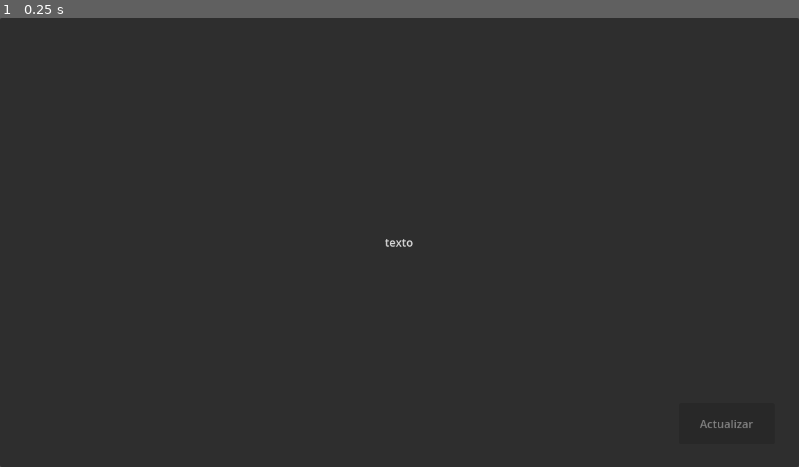
Above: before the commit, frame 1.
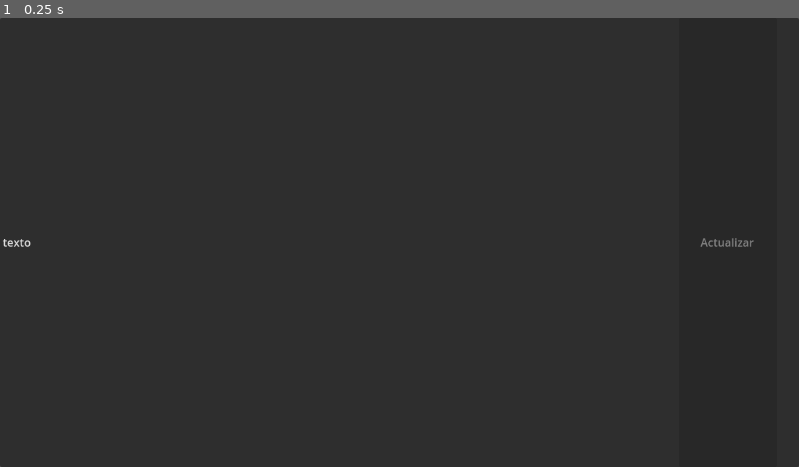
Above: after the commit, the same moment.

Repository: dhigueraf/Reader
Game: Godot game, scene res://Objetos/BtnCurso.tscn
The game is run twice, just before and just after one commit, with the same random seed, the same clock (stepped at 60 frames per second) and the same inputs. This scene is started directly instead of the project's main scene.
Inputs:
- Up to frame 1 (0.25 s): no input

The runs differ from the first frame. In frame 1, 0.2% of the frame differs, in the area x 0-95%, y 48-92%.

Commit message:
ADD: Details button

Diff:
--- a/Objetos/BtnCurso.tscn
+++ b/Objetos/BtnCurso.tscn
@@ -9,22 +9,63 @@
 grow_horizontal = 2
 grow_vertical = 2
 text = "texto"
+alignment = 0
 script = ExtResource("1_ecdby")
 
 [node name="UpdateButton" type="Button" parent="."]
 layout_mode = 1
 anchors_preset = -1
 anchor_left = 0.85
-anchor_top = 0.858
-anchor_right = 0.97
-anchor_bottom = 0.949
+anchor_right = 0.972
+anchor_bottom = 1.0
 offset_left = -0.200012
-offset_top = 0.0159912
-offset_right = -0.440063
-offset_bottom = 0.0479736
+offset_right = 0.255981
 grow_horizontal = 0
 grow_vertical = 0
 disabled = true
 text = "Actualizar"
 
+[node name="VersionLabel" type="Label" parent="."]
+visible = false
+layout_mode = 1
+anchors_preset = 6
+anchor_left = 1.0
+anchor_top = 0.5
+anchor_right = 1.0
+anchor_bottom = 0.5
+offset_left = -407.0
+offset_top = -15.0
+offset_right = -288.0
+offset_bottom = 11.0
+grow_horizontal = 0
+grow_vertical = 2
+text = "Version: 1."
+
+[node name="DetallerBtn" type="TextureButton" parent="."]
+visible = false
+layout_mode = 1
+anchors_preset = -1
+anchor_left = 0.688368
+anchor_top = 0.00462963
+anchor_right = 0.810764
+anchor_bottom = 0.998457
+metadata/_edit_use_anchors_ = true
+
+[node name="Label" type="Label" parent="DetallerBtn"]
+layout_mode = 1
+anchors_preset = 8
+anchor_left = 0.5
+anchor_top = 0.5
+anchor_right = 0.5
+anchor_bottom = 0.5
+offset_left = -59.5
+offset_top = -21.0
+offset_right = 59.5
+offset_bottom = 21.0
+grow_horizontal = 2
+grow_vertical = 2
+text = "Detalle"
+horizontal_alignment = 1
+vertical_alignment = 1
+
 [connection signal="pressed" from="UpdateButton" to="." method="_on_update_button_pressed"]
--- a/Scripts/BtnCurso.gd
+++ b/Scripts/BtnCurso.gd
@@ -9,6 +9,13 @@
 	$UpdateButton.disabled = value
 
 
+func setVersion(value):
+	print("Set version" + str(value))
+	$VersionLabel.text = "version: 1." + str(value)
+
+func acivardetalles():
+	$DetallerBtn.visible = true
+
 func _on_update_button_pressed():
 	print("Actualizar curso")
 	print(curso)
--- a/Scripts/Manager.gd
+++ b/Scripts/Manager.gd
@@ -188,7 +188,6 @@
 	generateButtons()
 	print("done filessytem")
 	await checkAssets() #paso5
-
 
 func iteratefoldercursos(folder,filesystem):
 	print("Iterar folder " + folder)
@@ -453,10 +452,13 @@
  				}
 				#print(selcur)
 
+				#btndir.setVersion(5)
+
 				if selcur.actualizar:
 					print("activar botón")
 					btndir.curso = selcur
 					btndir.managerbutton = updatebutton
+					#btndir.acivardetalles()
 					btndir.activateUButton(false)
 
 				btndir.connect( "pressed", Callable(self, "openCurso").bind(selcur) )
--- a/Scripts/pagButton.gd
+++ b/Scripts/pagButton.gd
@@ -6,6 +6,7 @@
 func setNombre(textonombre):
 	$Nombre.text = textonombre + "..."
 	textonom = textonombre
+
 
 func setPagina(numpag):
 	numpa = numpag
Not shown, added: AG_Snake_with_Scales_v1.gcode
